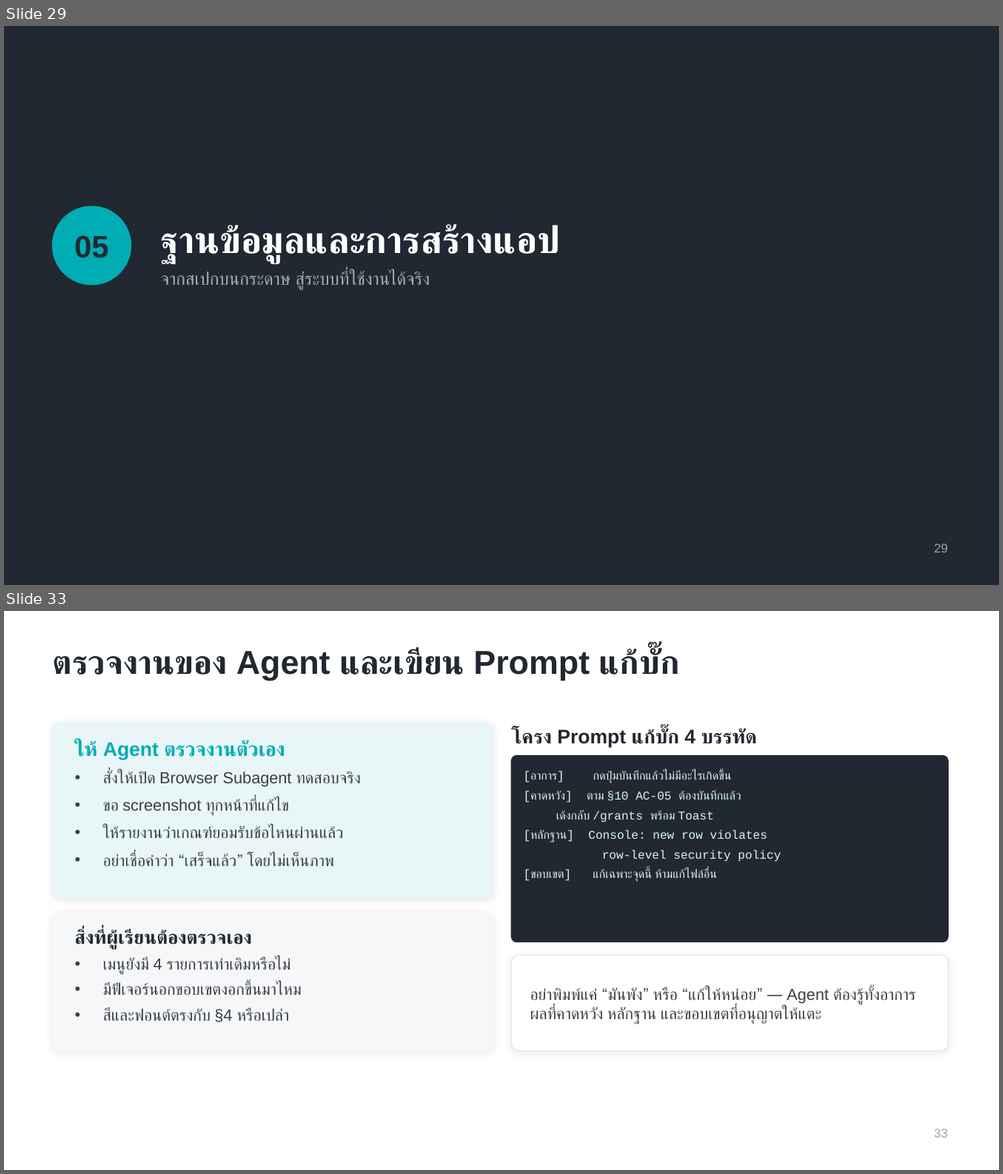
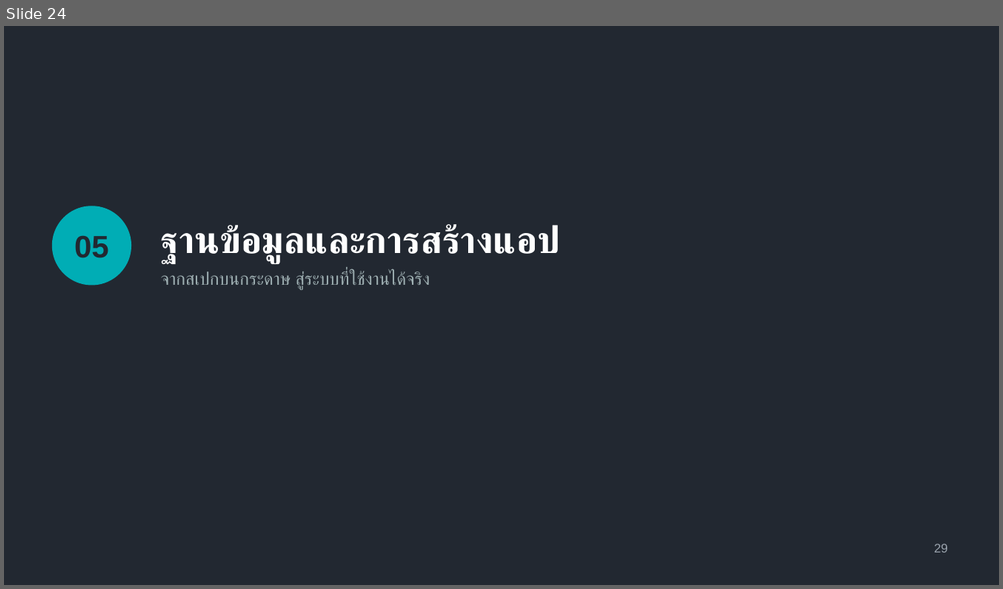
Before and after one commit to dookda/cmu_workshop_antigravity, a slide deck: Funding_Hub_Antigravity_Workshop.pptx. Shown one above the other, each under a label of ours: slides 29 and 33 before the commit, slide 24 after it; the slides between them are not shown. The pictures are 1003x1174 and 1003x589 pixels, drawn with LibreOffice and Linux fonts; fonts in the diff are those of the drawing. Boxes give left, top, right and bottom in pixels: in the first picture for what was removed or moved away, otherwise in the second. Text is boxed around its words. In the diff, an @@ line names an element or a change of style, - is before the commit and + after.

```diff
--- a/Funding_Hub_Antigravity_Workshop.pptx
+++ b/Funding_Hub_Antigravity_Workshop.pptx
@@ slide 33 removed at (4,611,999,1170), background #FFFFFF @@
@@ text removed at (52,648,680,681) @@
-ตรวจงานของ Agent และเขียน Prompt แก้บั๊ก
@@ rounded rectangle removed at (53,723,492,898) @@
@@ text removed at (75,741,285,760) @@
-ให้ Agent ตรวจงานตัวเอง
@@ text removed at (511,729,757,748) @@
-โครง Prompt แก้บั๊ก 4 บรรทัด
@@ rounded rectangle removed at (512,756,948,943) @@
@@ text removed at (103,771,361,866) @@
-• สั่งให้เปิด Browser Subagent ทดสอบจริง
-• ขอ screenshot ทุกหน้าที่แก้ไข
-• ให้รายงานว่าเกณฑ์ยอมรับข้อไหนผ่านแล้ว
-• อย่าเชื่อคำว่า “เสร็จแล้ว” โดยไม่เห็นภาพ
@@ text removed at (523,770,780,882) @@
-[อาการ] กดปุ่มบันทึกแล้วไม่มีอะไรเกิดขึ้น
-[คาดหวัง] ตาม §10 AC-05 ต้องบันทึกแล้ว
-เด้งกลับ /grants พร้อม Toast
-[หลักฐาน] Console: new row violates
-row-level security policy
-[ขอบเขต] แก้เฉพาะจุดนี้ ห้ามแก้ไฟล์อื่น
@@ rounded rectangle removed at (53,913,492,1051) @@
@@ text removed at (75,930,252,949) @@
-สิ่งที่ผู้เรียนต้องตรวจเอง
@@ text removed at (103,957,301,1022) @@
-• เมนูยังมี 4 รายการเท่าเดิมหรือไม่
-• มีฟีเจอร์นอกขอบเขตงอกขึ้นมาไหม
-• สีและฟอนต์ตรงกับ §4 หรือเปล่า
@@ rounded rectangle removed at (512,956,948,1051) @@
@@ text removed at (530,988,916,1025) @@
-อย่าพิมพ์แค่ “มันพัง” หรือ “แก้ให้หน่อย” — Agent ต้องรู้ทั้งอาการ ผลที่คาดหวัง หลักฐาน และขอบเขตที่อนุญาตให้แตะ
@@ text removed at (933,1129,948,1138) @@
-33
@@ what was slide 29 is now slide 24 @@
```
Also in this commit, not shown: 2 slides changed, 10 other slides removed, 2 other files.
